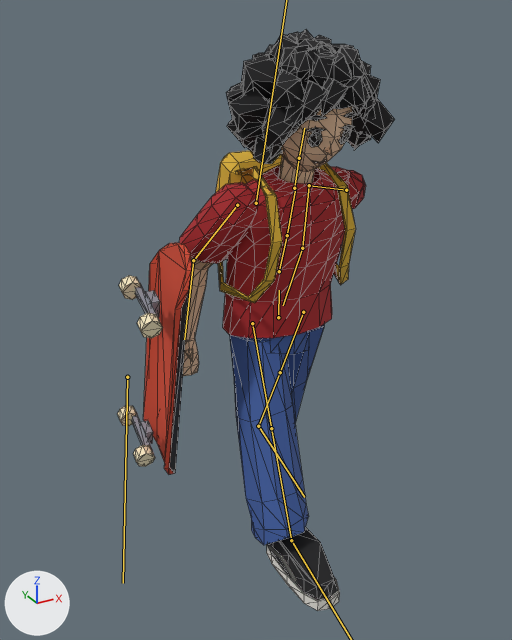
The glTF model assets/karakter/karakter.glb, before and after one commit.
Both versions are drawn from a camera (50 mm lens) standing at (-0.957, -1.63, 1.501) and looking at (-0.092, -0.056, 0.714). Arrows for +X, +Y and +Z are at lower left; the lights stay in place. The picture after the commit comes second. Both versions are drawn at frame 0 of the action 'mount'; the numbers are the values there. The bones that change, and the others that lie on the model, are drawn over the model as lines. Mesh edges are drawn as thin lines.

The first picture shows 'KarakterMesh', 'KaykayMesh'.
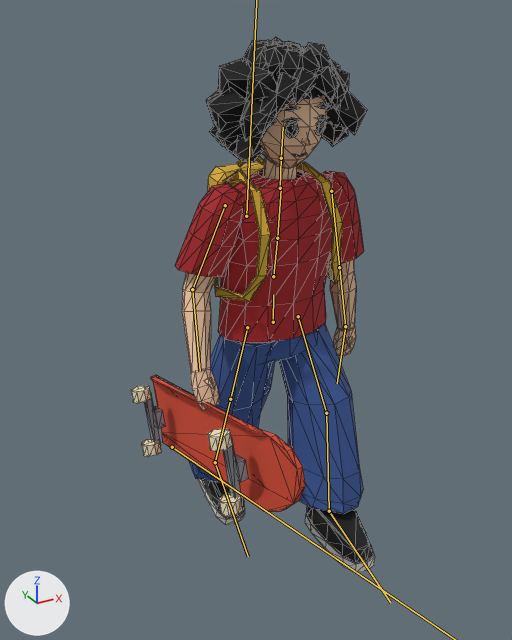
The edits, one by one:
Bone 'board' (bone_board) moves from (0.429, -0.067, 0.566) to (0.386, 0.131, 0.437).
Bone 'board' (bone_board) turns from (-91, 15, 86) to (82, -78, -79) degrees about its own x, y and z.
Bone 'canta' (bone_canta) moves from (0.0, 0.034, 0.07) to (0.0, -0.017, 0.014).
Bone 'canta' (bone_canta) turns from (16, 0, 0) to (6, 0, 0) degrees about its own x, y and z.
Bone 'hips' (bone_hips) moves from (0.0, -0.01, 0.03) to (0.0, -0.035, 0.0).
Bone 'spine' (bone_spine) turns from (16, 0, 0) to (6, 0, 0) degrees about its own x, y and z.
Bone 'upper_arm.L' (bone_upper_arm_l) turns from (35, 10, 61) to (-20, 13, 14) degrees about its own x, y and z.
Bone 'forearm.L' (bone_forearm_l) turns from (-43, -14, -35) to (5, 0, 4) degrees about its own x, y and z.
Bone 'upper_arm.R' (bone_upper_arm_r) turns from (1, -4, -34) to (-12, -12, -16) degrees about its own x, y and z.
Bone 'forearm.R' (bone_forearm_r) turns from (-32, 8, 26) to (-26, 5, 21) degrees about its own x, y and z.
Bone 'thigh.L' (bone_thigh_l) turns from (31, -8, -1) to (-24, -10, 1) degrees about its own x, y and z.
Bone 'shin.L' (bone_shin_l) turns from (-7, 0, -1) to (11, 0, 2) degrees about its own x, y and z.
Bone 'foot.L' (bone_foot_l) turns from (-24, 3, 8) to (13, 5, 8) degrees about its own x, y and z.
Bone 'thigh.R' (bone_thigh_r) turns from (-21, 10, -4) to (23, 8, 1) degrees about its own x, y and z.
Bone 'foot.R' (bone_foot_r) turns from (28, -3, -10) to (9, -2, -8) degrees about its own x, y and z.

Location of each change, [x1, y1, x2, y2] in pixels of the pictures (512 x 640 px):
'KarakterMesh', posed (7% narrower, 8% shorter)
    before: [179, 30, 394, 611]
    after: [175, 37, 375, 573]
'KaykayMesh', posed (133% wider, 38% shorter)
    before: [118, 243, 192, 474]
    after: [131, 375, 305, 517]
bone 'hips', root to tip
    before: (278, 317) to (279, 290)
    after: (273, 322) to (273, 294)
bone 'spine', root to tip
    before: (279, 271) to (287, 235)
    after: (273, 276) to (277, 238)
bone 'upper_arm.L', root to tip
    before: (346, 190) to (309, 185)
    after: (331, 191) to (339, 267)
bone 'forearm.L', root to tip
    before: (309, 185) to (302, 248)
    after: (339, 267) to (345, 326)
bone 'upper_arm.R', root to tip
    before: (237, 205) to (193, 260)
    after: (225, 205) to (192, 289)
bone 'forearm.R', root to tip
    before: (193, 260) to (184, 339)
    after: (192, 289) to (200, 371)
bone 'thigh.L', root to tip
    before: (303, 312) to (280, 372)
    after: (298, 316) to (326, 413)
bone 'shin.L', root to tip
    before: (280, 372) to (258, 426)
    after: (326, 413) to (329, 511)
bone 'foot.L', root to tip
    before: (258, 426) to (304, 497)
    after: (329, 511) to (390, 602)
bone 'thigh.R', root to tip
    before: (252, 323) to (271, 428)
    after: (247, 327) to (230, 399)
